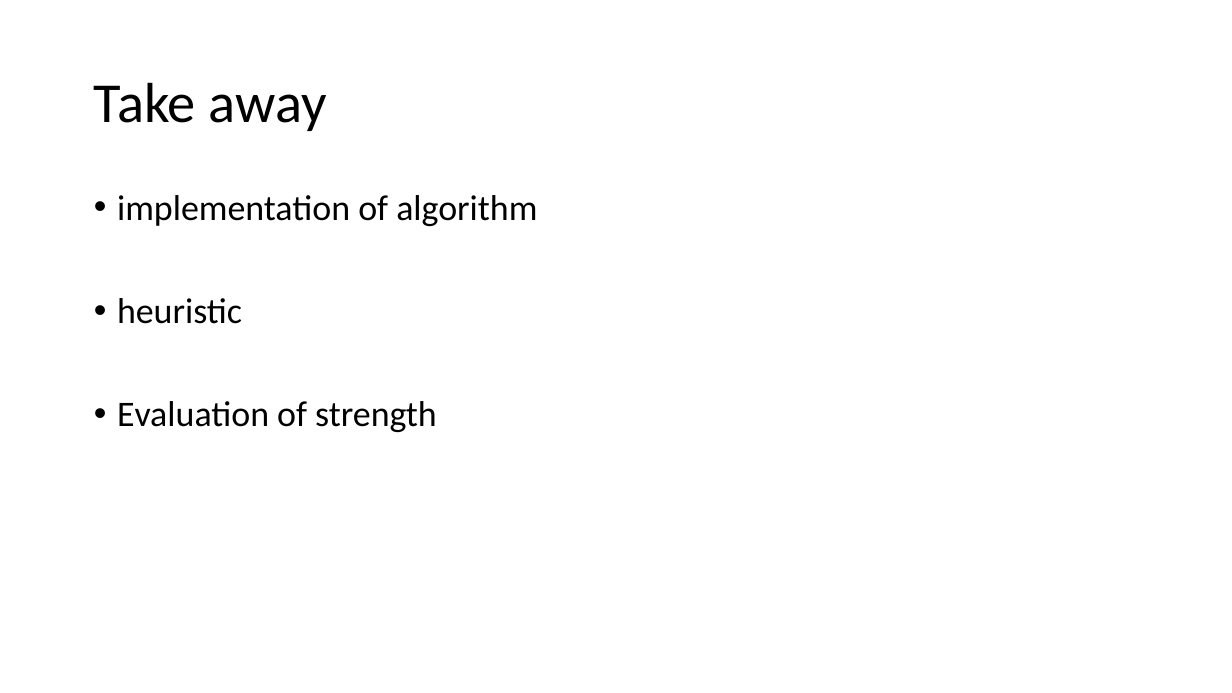
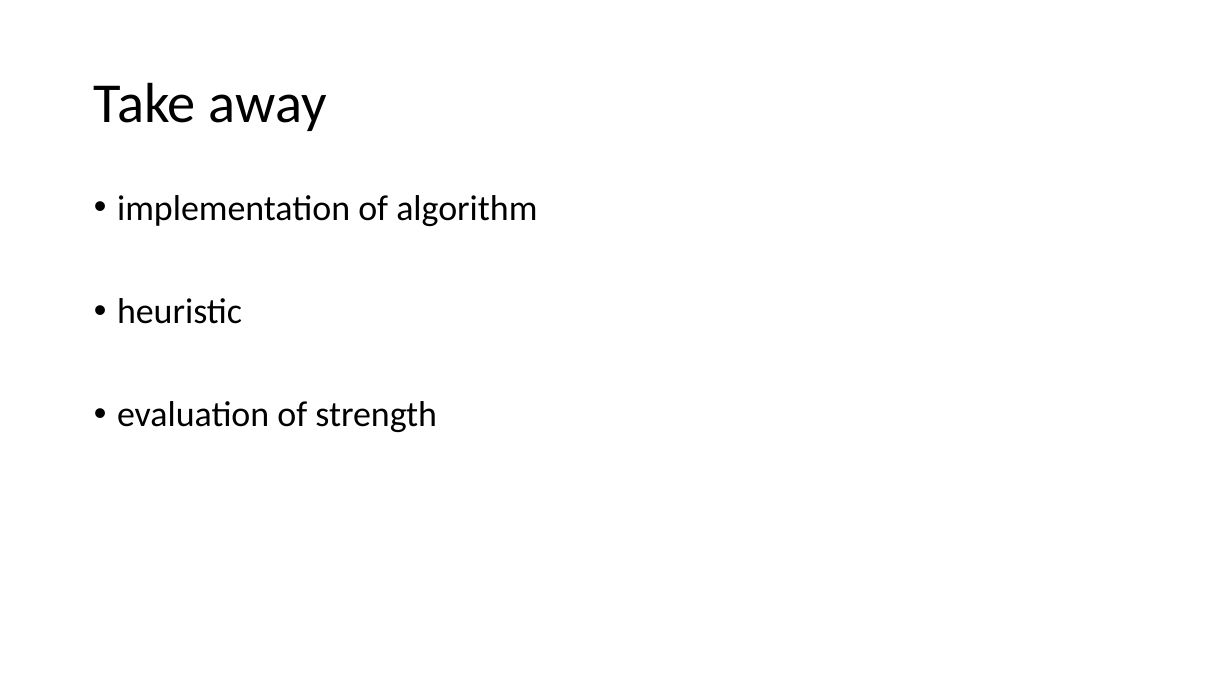
Before and after one commit to XaverB/connect-four, a slide deck: slide 25 of doc/ConnectFourPresentationDraft.pptx (slide 26 before the commit). Drawn at 1232x693 pixels with LibreOffice and Linux fonts; fonts in the diff are those of the drawing. Boxes give left, top, right and bottom in pixels: in the first picture for what was removed or moved away, otherwise in the second. Text is boxed around its words. In the diff, an @@ line names an element or a change of style, - is before the commit and + after.

Commit message:
Updated DOC

```diff
--- a/doc/ConnectFourPresentationDraft.pptx
+++ b/doc/ConnectFourPresentationDraft.pptx
@@ text at (117, 401, 437, 432): text changed @@
-• Evaluation of strength
+• evaluation of strength
```
Also in this commit, not shown: 1 other slide changed, 1 slide removed.
